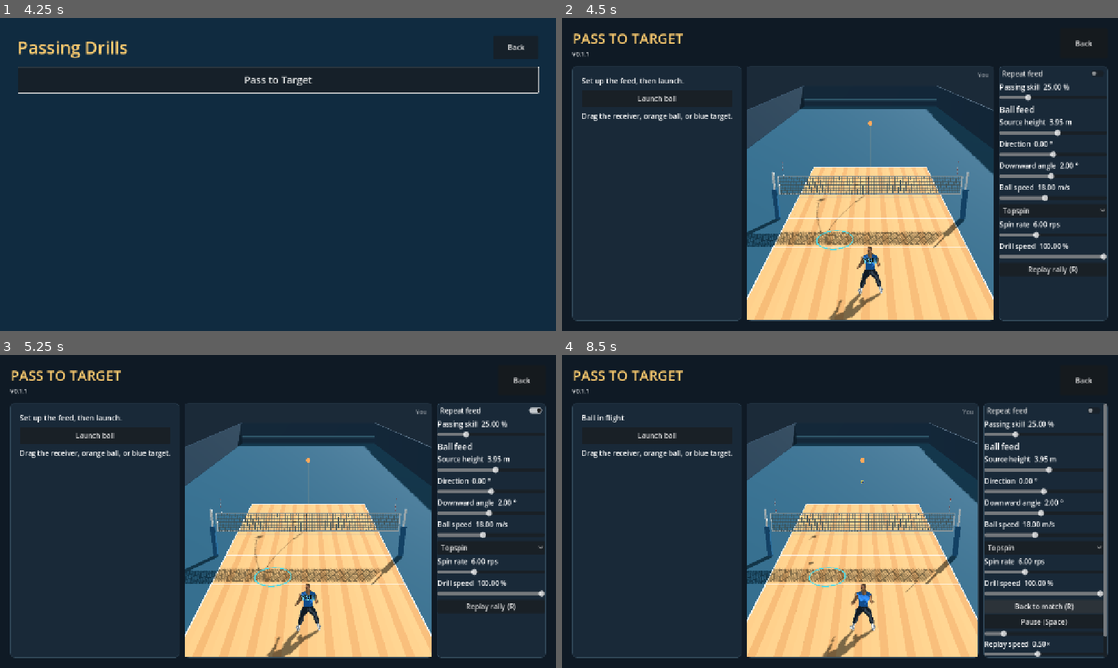
Above: before the commit, frames 1-4 (two rows, left to right).
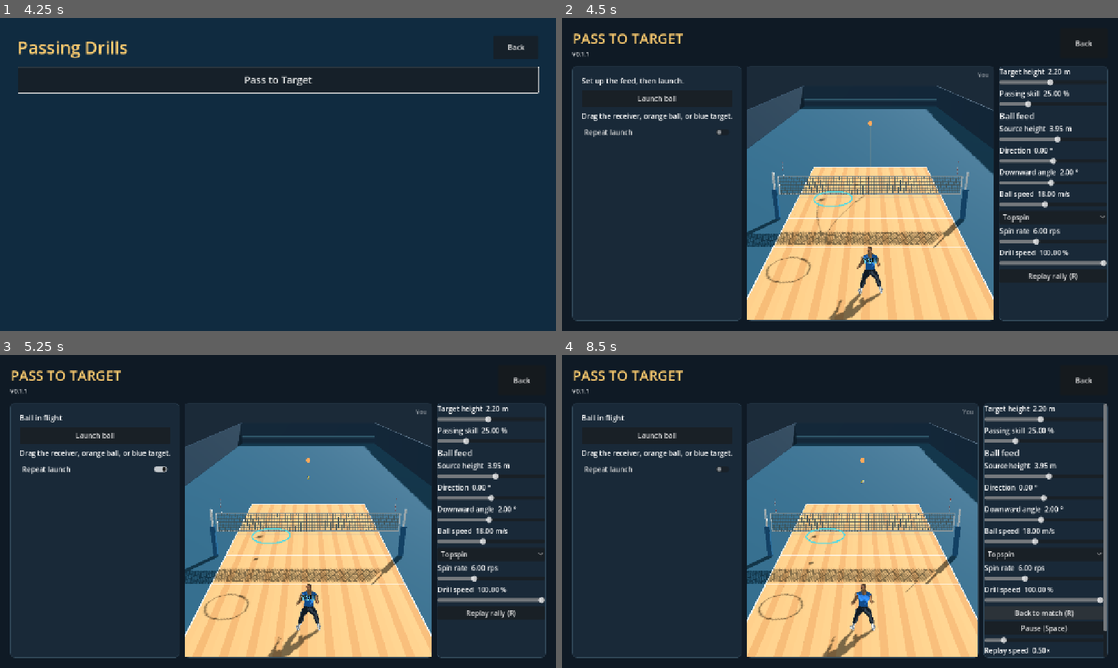
Above: after the commit, the same moments.

Repository: foreandr/volleyball
Game: Godot game, scene res://scenes/main.tscn
Two runs of this game, one before a commit and one after it. Both use one fixed random seed, a clock stepped at 60 frames per second and the inputs below. Sound files missing from this copy of the repository are replaced by a short silence.
Inputs:
- Up to frame 1 (4.25 s): click "Simulate" at 0.5 s; click "Balanced" at 1.25 s; click "Back" at 2 s; click "Drills" at 2.75 s; click "Passing" at 3.5 s
- Up to frame 2 (4.5 s): click "Pass to Target" at 4.25 s
- Up to frame 3 (5.25 s): click "Repeat feed" (after the commit: "Repeat launch") at 5 s
- Up to frame 4 (8.5 s): click "Launch ball" at 5.75 s; click "Launch ball" at 6.5 s; click "Repeat feed" (after the commit: "Repeat launch") at 7.25 s; click "Replay rally (R)" at 8 s

Frame 1 is identical in both runs. In frame 2, 5.0% of the frame differs, in the area x 4-98%, y 16-85%; in frame 3, 5.6%; in frame 4, 5.9%, in the area x 4-98%, y 16-97%.
Error in both runs: Invalid access to property or key 'visible' on a base object of type 'Nil'. (res://scripts/story_animations.gd:1169)

Commit message:
Aim passes at a chosen height and expose repeat launch

Diff:
--- a/scripts/passing_drill.gd
+++ b/scripts/passing_drill.gd
@@ -10,7 +10,7 @@
 var game: Node3D
 var start := Vector3(0,0.04,-2.25)
 var source := Vector3(0,3.95,10.8)
-var target := Vector3(1.7,0.04,1.7)
+var target := Vector3(1.7,2.2,1.7)
 var heading := 0.0
 var angle := 2.0
 var speed := 18.0
@@ -24,6 +24,7 @@
 var feed_spin_axis := Vector3.ZERO
 var feed_spin_speed := 0.0
 var contact_label := ""
+var target_crossing := Vector3.INF
 var technique_label := ""
 var drag_handle := ""
 var drag_plane: Plane
@@ -79,9 +80,12 @@
 	host.content.add_child(launch)
 	host.content.add_child(host.label("Drag the receiver, orange ball, or blue target.",16))
 	var loop := CheckButton.new()
-	loop.text = "Repeat feed"
-	loop.toggled.connect(func(value: bool): repeat = value)
-	parent.add_child(loop)
+	loop.text = "Repeat launch"
+	loop.toggled.connect(func(value: bool):
+		repeat = value
+		if repeat and not running and not game.replay.active: launch_ball())
+	host.content.add_child(loop)
+	add_slider(host,parent,"target_height","Target height","m",0.15,4.5,0.05,target.y,func(v): target.y = v)
 	add_slider(host,parent,"skill","Passing skill","%",0,100,1,game.passing_skill,func(v): game.passing_skill = v)
 	parent.add_child(host.label("Ball feed",19))
 	add_slider(host,parent,"source_y","Source height","m",0.3,7.0,0.05,source.y,func(v): source.y = v)
@@ -223,6 +227,7 @@
 	incoming_flight = game.flight_number
 	technique_label = ""
 	contact_label = ""
+	target_crossing = Vector3.INF
 	drag_handle = ""
 	running = true
 	finish_delay = -1.0
@@ -251,6 +256,12 @@
 	var previous: float = game.elapsed
 	game.elapsed = minf(game.elapsed+delta,game.flight_end())
 	game.ball.global_position = game.path_point(game.elapsed)
+	if game.flight_number != incoming_flight and not target_crossing.is_finite():
+		var before: Vector3 = game.path_point(previous)
+		var after: Vector3 = game.ball.global_position
+		var height: float = game.drill_pass_target.y
+		if before.y >= height and after.y <= height and after.y < before.y:
+			target_crossing = before.lerp(after,(before.y-height)/(before.y-after.y))
 	game.animated.fill(false)
 	game.advance_recoveries(delta)
 	if game.flight_number == incoming_flight:
@@ -279,12 +290,12 @@
 func finish() -> void:
 	running = false
 	game.phase = game.Phase.FINISHED
-	var point: Vector3 = game.ball.global_position
 	if contact_label.is_empty():
 		if game.platforms[RECEIVER].low_save.active: game.begin_recovery(RECEIVER)
 		game.info.text = "Missed feed" if game.net_hit.is_empty() else "Feed hit the net"
 	else:
-		var error: float = (point-game.drill_pass_target).slide(Vector3.UP).length()
-		var result := "On target" if error <= TARGET_RADIUS else "%.2f m from target" % error
+		var result_point: Vector3 = target_crossing if target_crossing.is_finite() else game.ball.global_position
+		var error: float = (result_point-game.drill_pass_target).length()
+		var result := "On target" if target_crossing.is_finite() and error <= TARGET_RADIUS else "%.2f m from target" % error
 		game.info.text = "%s · %s" % [contact_label,result]
 	finish_delay = 1.0
--- a/scripts/volleyball_match.gd
+++ b/scripts/volleyball_match.gd
@@ -1100,6 +1100,8 @@
 		var motion: Vector3 = driver.set_toward_pin(point,pin,apex,contact_height)
 		launch(world_point,frame.global_basis*motion,"set",index,1.0,hitter_for_set(index),frame.to_global(pin))
 		return
+	if drill_pass_target.is_finite():
+		world_motion = drill_pass_motion(world_point,world_motion)
 	if not is_human(index) and touches == 3:
 		world_motion = frame.global_basis*cpu_free_ball_motion(point,frame.global_basis.inverse()*world_motion)
 	var crossing := (Net.NET_Z-world_point.z)/world_motion.z if absf(world_motion.z)>0.001 else -1.0
@@ -1109,6 +1111,18 @@
 		# A teammate can still play a low pass before it reaches the net.
 		over = crossing_point.y >= Net.NET_TOP+0.02
 	launch(world_point,world_motion,("dump" if touches == 2 and technique != 0 else "free") if over else "pass",index)
+
+func drill_pass_motion(contact: Vector3, motion: Vector3) -> Vector3:
+	# Keep the receiver's existing aim error and move the descending arrival to the target height.
+	var floor_time := Flight.landing_time(contact,motion)
+	var landing := contact+motion*floor_time
+	var height := drill_pass_target.y
+	var rise := sqrt(maxf(0.0,2.0*Flight.GRAVITY*(height+0.28-contact.y)))
+	var vertical := maxf(motion.y,rise)
+	var discriminant := vertical*vertical+2.0*Flight.GRAVITY*(contact.y-height)
+	var arrival_time := maxf(0.08,(vertical+sqrt(maxf(0.0,discriminant)))/Flight.GRAVITY)
+	var horizontal := (landing-contact).slide(Vector3.UP)/arrival_time
+	return horizontal+Vector3.UP*vertical
 
 func dump_can_land_in_court(point: Vector3, motion: Vector3) -> bool:
 	if motion.z <= 0.001: return false
